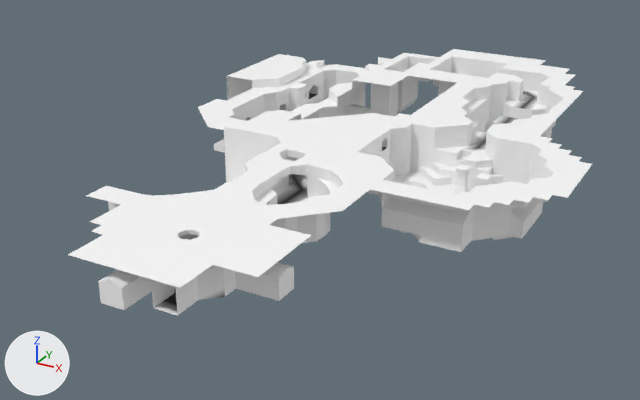
The glTF model Models/level-6.glb, before and after one commit.
Both versions are drawn from a 50 mm camera at (145.5, -212.9, 92.7) aimed at (34.3, -10.8, -8.4). Lighting does not change. The marker at lower left points along +X, +Y and +Z. The older version comes first. Vertices at exactly the same position are counted once.

The first picture shows 'level-6'.
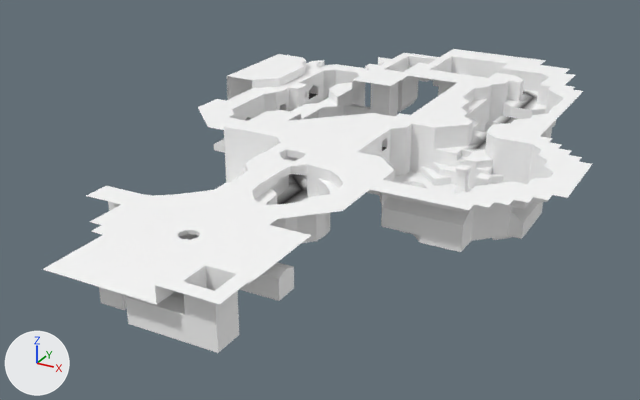
Commit message: working on level 6

Changed parts and their boxes [x1, y1, x2, y2] in the pictures (640 x 400 px):
'level-6', reshaped (14% taller)
    before: [68, 49, 592, 316]
    after: [43, 49, 592, 353]
part 1 of me_level_6, built on
    before: [151, 280, 175, 312]
    after: [43, 254, 263, 353]
part 2 of me_level_6, recoloured
    before: [166, 304, 178, 316]

Diff of the bpy script that builds the scene:
```diff
--- a/Models/level-6.glb.py
+++ b/Models/level-6.glb.py
@@ me_level_6 @@
 # used by ob_level_6; location = (0.0, 0.0, 0.0)
-me_level_6.from_pydata(...)  # 3585 vertices, 6901 faces; spans x -28.0..105.0, y -98.0..98.0, z -12.0..11.0
+me_level_6.from_pydata(...)  # 3691 vertices, 7117 faces; spans x -28.0..105.0, y -105.0..98.0, z -12.0..15.0
+# me_level_6 part 1
+# 4 vertices are removed from x 43.0, y -94.0, z 2.0..8.0
+# 10 faces are deleted
+# 58 vertices are added at x 25.0..66.0, y -105.0..-91.0, z 2.0..15.0
+# 13 new vertices lie (0.0, -4.0, 0.0) away from vertices in x 25.0..53.0, y -98.0..-94.0, z 2.0..11.0
+# 8 new vertices lie (0.0, 0.0, 4.0) away from vertices in x 53.0..63.0, y -105.0..-91.0, z 11.0
+# 6 new vertices lie (4.0, 0.0, 0.0) away from vertices in x 49.0, y -98.0..-94.0, z 2.0..8.0
+# 8 new vertices lie (0.0, -4.0, 0.0) away from vertices in x 46.0..56.0, y -98.0, z 2.0..8.0
+# 10 new vertices lie (4.0, 0.0, 0.0) away from vertices in x 56.0, y -105.0..-94.0, z 2.0..15.0
+# 7 new vertices lie (-4.0, 0.0, 0.0) away from vertices in x 46.0, y -102.0..-94.0, z 2.0..8.0
+# 226 new faces join them
+# me_level_6 part 2: 2 kept faces spanning x 46.0..49.0, y -94.0..-91.0, z 2.0 get new vertex colours; the middle colour goes from grey #bcbcbc to black #000000
 me_level_6.materials.append(mat_defaultmaterial)
```
